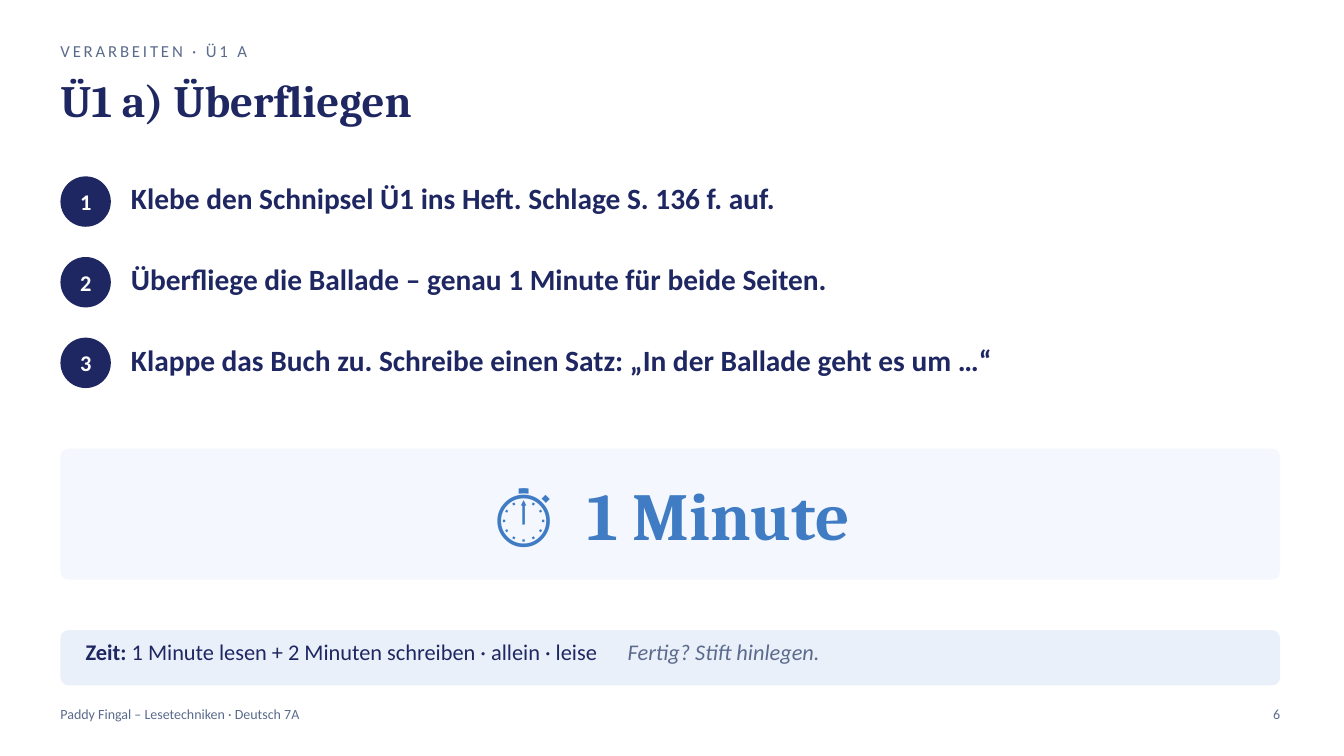
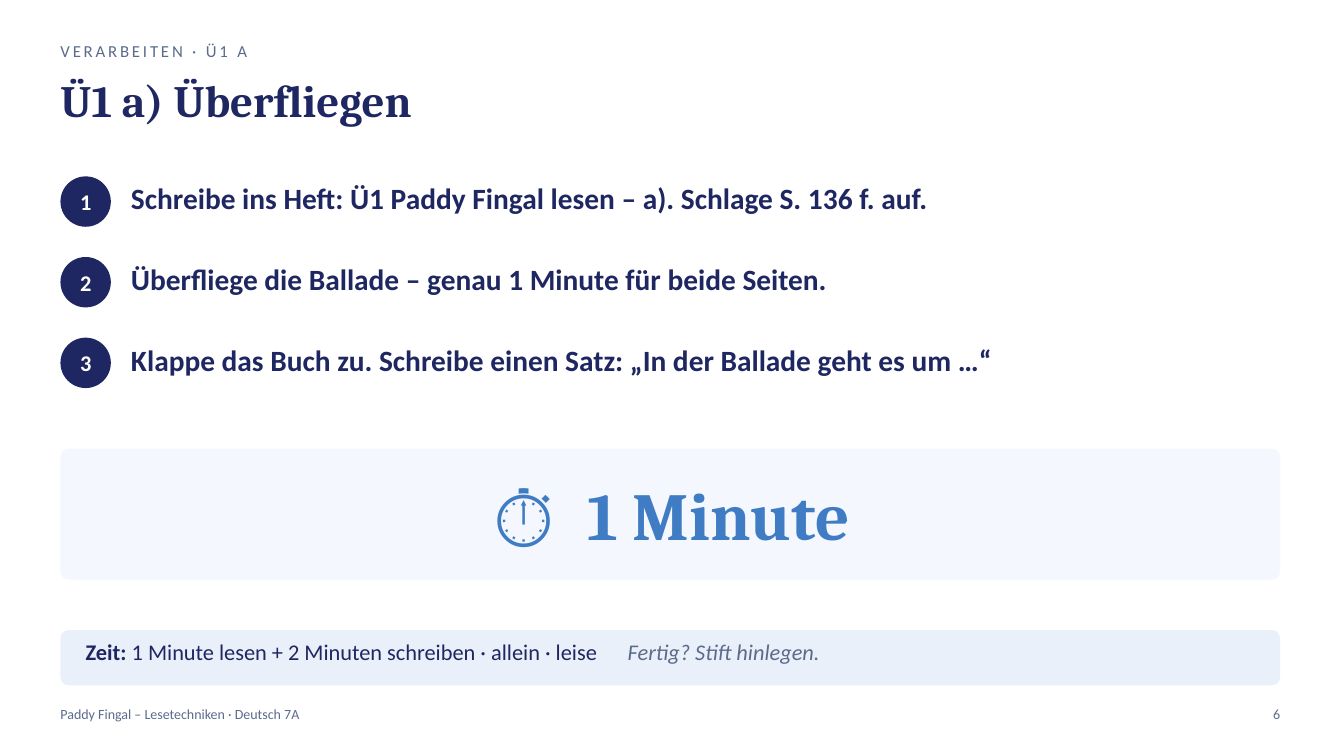
Before and after one commit to golzkonstantin-gif/Schule, a slide deck: slide 6 of Deutsch_7A/Balladen/Woche1/Praesentation_Paddy_Fingal_Lesetechniken.pptx. Drawn at 1344x756 pixels with LibreOffice and Linux fonts; fonts in the diff are those of the drawing. Boxes give left, top, right and bottom in pixels: in the first picture for what was removed or moved away, otherwise in the second. Text is boxed around its words. In the diff, an @@ line names an element or a change of style, - is before the commit and + after.

```diff
--- a/Deutsch_7A/Balladen/Woche1/Praesentation_Paddy_Fingal_Lesetechniken.pptx
+++ b/Deutsch_7A/Balladen/Woche1/Praesentation_Paddy_Fingal_Lesetechniken.pptx
@@ text at bbox=[131, 185, 927, 214]: text changed @@
-Klebe den Schnipsel Ü1 ins Heft. Schlage S. 136 f. auf.
+Schreibe ins Heft: Ü1 Paddy Fingal lesen – a). Schlage S. 136 f. auf.
```
Also in this commit, not shown: 3 other slides changed, 21 other files.
